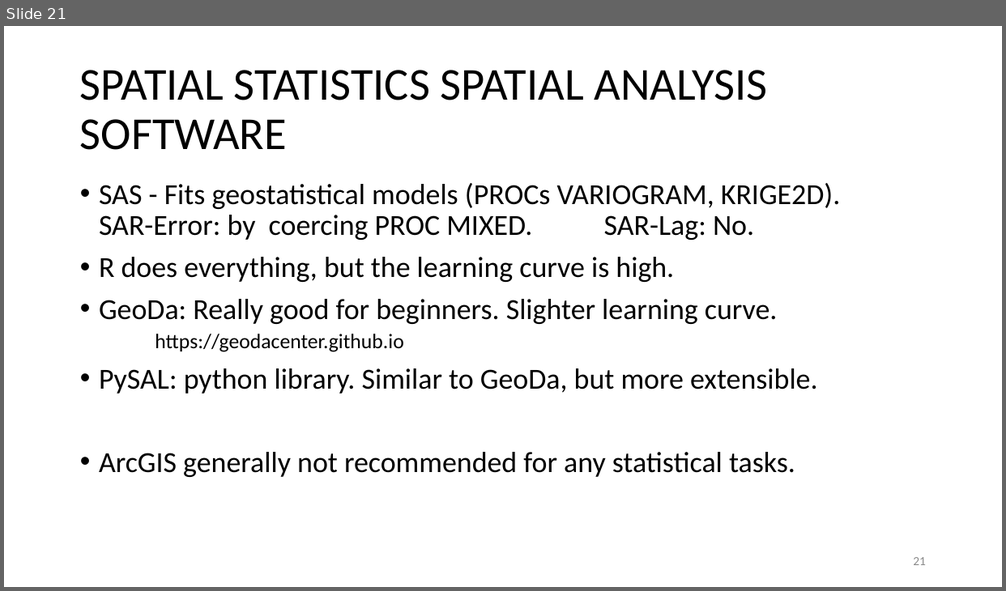
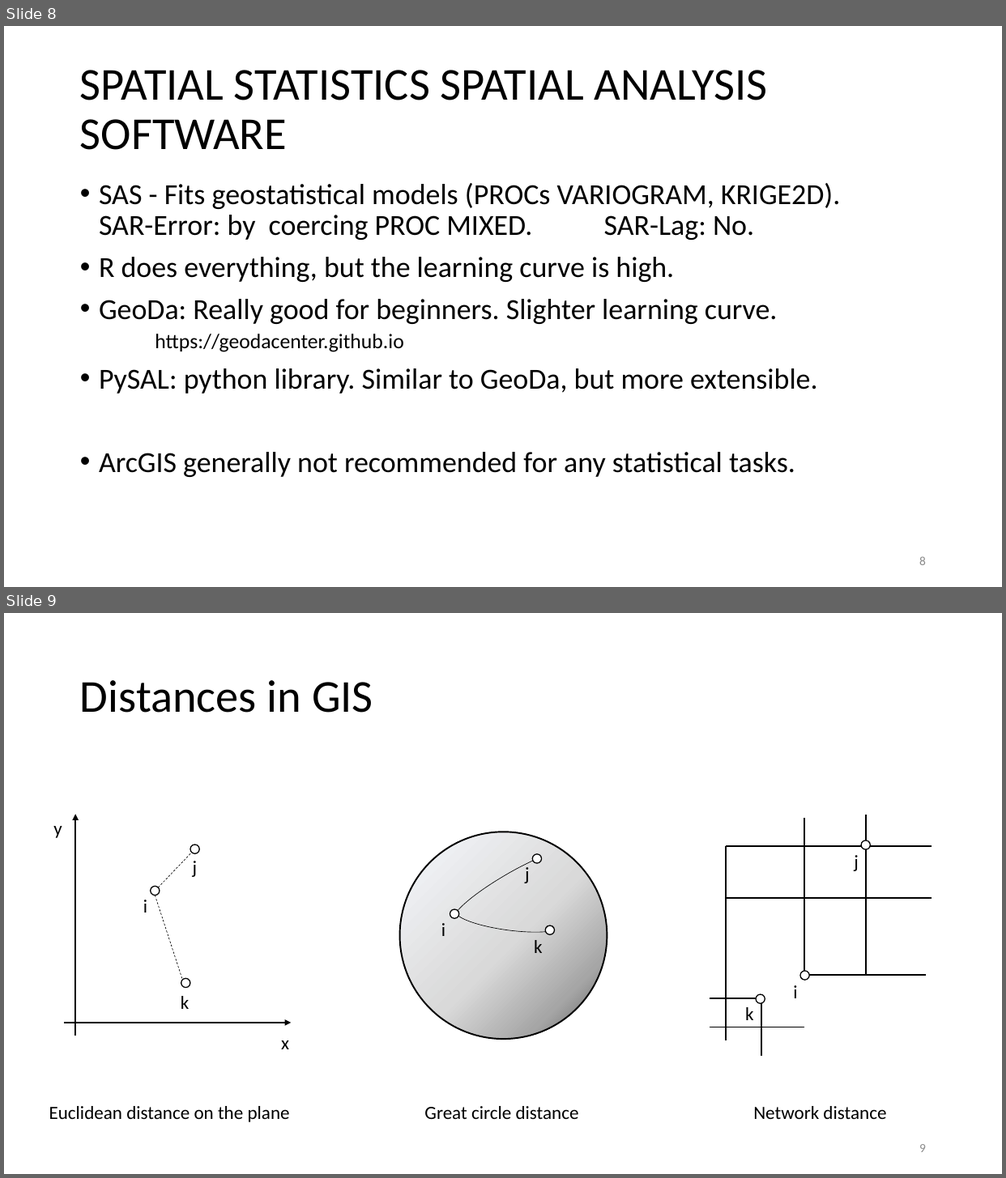
Before and after one commit to rcc-uchicago/SpatialStatistics_R, a slide deck: A QUICK INTRODUCTION TO SPATIAL STATISTICS.pptx. Shown one above the other, each under a label of ours: slide 21 before the commit, slides 8 and 9 after it. The pictures are 1006x591 and 1006x1178 pixels, drawn with LibreOffice and Linux fonts; fonts in the diff are those of the drawing. Boxes give left, top, right and bottom in pixels: in the first picture for what was removed or moved away, otherwise in the second. Text is boxed around its words. In the diff, an @@ line names an element or a change of style, - is before the commit and + after.

```diff
--- a/A QUICK INTRODUCTION TO SPATIAL STATISTICS.pptx
+++ b/A QUICK INTRODUCTION TO SPATIAL STATISTICS.pptx
@@ slide 9 added at bbox=[4, 613, 1002, 1174], background #FFFFFF @@
@@ title added at bbox=[80, 680, 373, 713], 44 pt, text #000000 @@
+Distances in GIS
@@ group added at bbox=[400, 833, 607, 1040]: 4 ellipses, 3 texts, 2 arc (boxed as its full ellipse)s @@
+i
+j
+k
@@ group added at bbox=[53, 815, 291, 1050]: 5 texts, 3 ellipses, 2 lines, 2 arrows @@
+x
+y
+i
+j
+k
@@ group added at bbox=[710, 815, 932, 1057]: 9 lines, 3 ellipses, 3 texts @@
+i
+j
+k
@@ text added at bbox=[49, 1106, 290, 1122], 18 pt, text #000000 @@
+Euclidean distance on the plane
@@ text added at bbox=[424, 1106, 579, 1119], 18 pt, text #000000 @@
+Great circle distance
@@ text added at bbox=[753, 1106, 886, 1119], 18 pt, text #000000 @@
+Network distance
@@ page number added at bbox=[919, 1144, 926, 1152], 12 pt, text #8C8C8C @@
+9
@@ what was slide 21 is now slide 8 @@
@@ page number at bbox=[919, 557, 926, 565]: text changed @@
-21
+8
```
Also in this commit, not shown: 5 slides changed, 16 other slides added, 5 other files.
